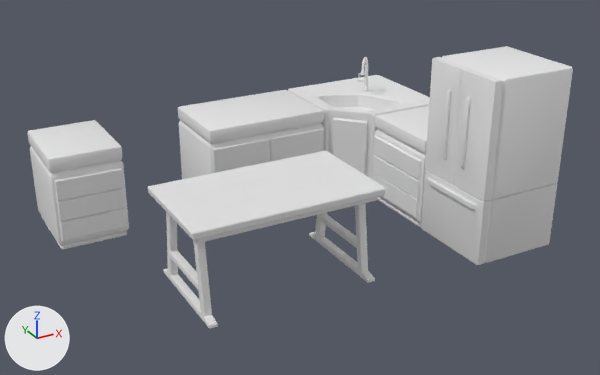
Renders of the Blender file Blender/Kitchen.blend from each side of a commit.
Both versions are drawn from a 50 mm camera at (-20.0, -117.7, 54.2) aimed at (31.1, -24.9, 7.8). The lights are fixed; the arrows at lower left show +X, +Y and +Z. The picture after the commit comes second.

Objects in the first picture: 'counter 01', 'counter 02', 'counter 03', 'fridge 01', 'sink 01', 'table 01'.
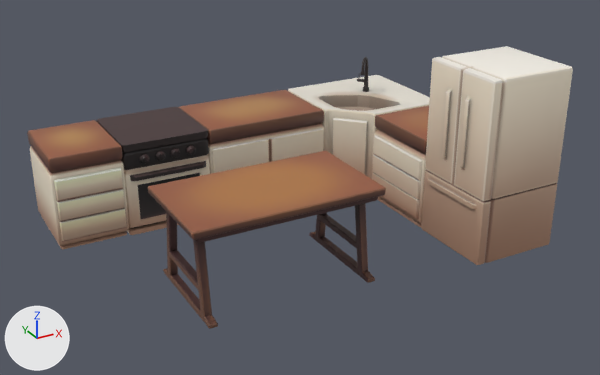
Boxes [x1, y1, x2, y2] around the edits, measured in the pictures (600 x 375 px; the box of a moved part takes in the faces that stretch with it):
'fridge 01', recoloured, surface changed (white to beige)
    both: [421, 46, 573, 265]
'table 01', recoloured, surface changed (white to brown)
    both: [148, 151, 386, 329]
'counter 02', recoloured, surface changed (white to brown)
    both: [178, 90, 324, 174]
'stove 01', shown
    after: [97, 107, 210, 235]
'counter 03', recoloured (white to beige)
    both: [372, 106, 429, 227]
part 1 of me_cube_004, moved or reshaped
    both: [54, 168, 127, 241]
part 2 of me_cube_004, recoloured (white to brown)
    both: [27, 120, 129, 250]
part 7 of me_cylinder, recoloured
    both: [288, 57, 430, 179]

The change, as a diff of the scene's bpy script:
```diff
--- a/Blender/Kitchen.blend.py
+++ b/Blender/Kitchen.blend.py
@@ mat_material_007 @@
+mat_material_007 = principled_material('Material.007')
+mat_material_007.texture = img_sink_01_texture_psd
@@ mat_material_001 @@
+mat_material_001 = principled_material('Material.001')
+mat_material_001.texture = img_counter_01_texture_psd
@@ me_cube_004 @@
 # used by ob_counter_01; location = (5.0, -7.2, 7.7); scale = (19.1, 19.1, 19.1)
-me_cube_004.from_pydata(...)  # 216 vertices, 225 faces; spans x -0.263..0.263, y -0.308..0.381, z -0.401..0.317
+me_cube_004.from_pydata(...)  # 212 vertices, 222 faces; spans x -0.263..0.263, y -0.308..0.381, z -0.401..0.317
+# me_cube_004 part 1
+# 4 vertices are removed from x 0.237, y -0.299, z -0.318..0.151
+# 12 faces are deleted
+# 9 new faces join them
+# me_cube_004 part 2: 213 faces spanning x -0.263..0.263, y -0.308..0.381, z -0.401..0.317 switch from no material to mat_material_001 (picture img_counter_01_texture_psd)
@@ me_cube_008 @@
 me_cube_008.from_pydata(...)  # 212 vertices, 222 faces; spans x -0.335..0.335, y -0.308..0.381, z -0.401..0.317
+me_cube_008.materials.append(mat_material_003)  # picture img_counter_03_texture_psd
@@ me_cube_014 @@
 me_cube_014.from_pydata(...)  # 204 vertices, 212 faces; spans x -0.501..0.501, y -0.307..0.381, z -0.401..0.317
 # used by ob_counter_02; location = (32.5, -7.3, 7.7); scale = (19.1, 19.1, 19.1)
+# me_cube_014 part 3: texture (UV) coordinates of 212 of 212 faces, centred in x -0.501..0.501, y -0.307..0.381, z -0.401..0.317, changed; they spanned u 0.12..0.88, v 0.0..1.0 and now span u 0.02..0.99, v 0.01..0.98
+me_cube_014.materials.append(mat_material_002)  # picture img_counter_02_texture_psd
@@ me_cube_015 @@
 me_cube_015.from_pydata(...)  # 188 vertices, 204 faces; spans x -0.748..-0.003, y -0.294..0.426, z -0.305..1.133
 # used by ob_fridge_01; location = (60.4, -38.7, 5.4); scale = (17.8, 17.8, 17.8)
+# me_cube_015 part 4: texture (UV) coordinates of 204 of 204 faces, centred in x -0.748..-0.003, y -0.294..0.426, z -0.305..1.133, changed; they spanned u 0.12..0.88, v 0.12..0.62 and now span u 0.02..0.99, v 0.02..0.99
+me_cube_015.materials.append(mat_material_004)  # picture img_fridge_01_texture_psd
@@ me_cube_012 @@
 me_cube_012.from_pydata(...)  # 244 vertices, 256 faces; spans x -1.2..1.2, y -0.71..0.71, z -0.48..0.71
 # used by ob_table_01; location = (22.0, -32.9, 5.2); scale = (10.7, 10.7, 10.7)
+# me_cube_012 part 5: texture (UV) coordinates of 256 of 256 faces, centred in x -1.2..1.2, y -0.71..0.71, z -0.48..0.71, changed; they spanned u 0.35..0.63, v 0.5..0.54 and now span u 0.02..0.99, v 0.01..0.99
+me_cube_012.materials.append(mat_material_005)  # picture img_table_01_texture_psd
@@ me_cube_013 @@
 me_cube_013.from_pydata(...)  # 440 vertices, 458 faces; spans x -0.299..0.299, y -0.032..0.6, z -0.186..0.456
 # used by ob_stove_01; location = (16.5, -12.8, 4.0); scale = (21.4, 21.4, 21.4)
+# me_cube_013 part 6: texture (UV) coordinates of 458 of 458 faces, centred in x -0.299..0.299, y -0.032..0.6, z -0.186..0.456, changed; they spanned u 0.0..1.0, v 0.0..1.0 and now span u 0.01..0.98, v 0.02..0.99
+me_cube_013.materials.append(mat_material_006)  # picture img_stove_01_texture_psd
@@ me_cylinder @@
 # used by ob_sink_01; location = (53.1, -7.4, 16.6); rotation_euler = (0.0, 0.0, 2.331), in degrees (0, 0, 134); scale = (0.712, 0.712, 3.84)
-me_cylinder.from_pydata(...)  # 469 vertices, 480 faces; spans x -17.6..17.7, y -14.1..16.2, z -4.3..0.8
+me_cylinder.from_pydata(...)  # 466 vertices, 478 faces; spans x -17.6..17.7, y -14.1..16.2, z -4.3..0.8
+# me_cylinder part 7: 463 faces spanning x -17.6..17.7, y -14.1..16.2, z -4.3..0.8 switch from no material to mat_material_007 (picture img_sink_01_texture_psd)
+# edits to the shape of me_cylinder do not show in these pictures
@@ ob_stove_01 @@
 ob_stove_01.scale = (21.4, 21.4, 21.4)
-ob_stove_01.hide_render = True
```
